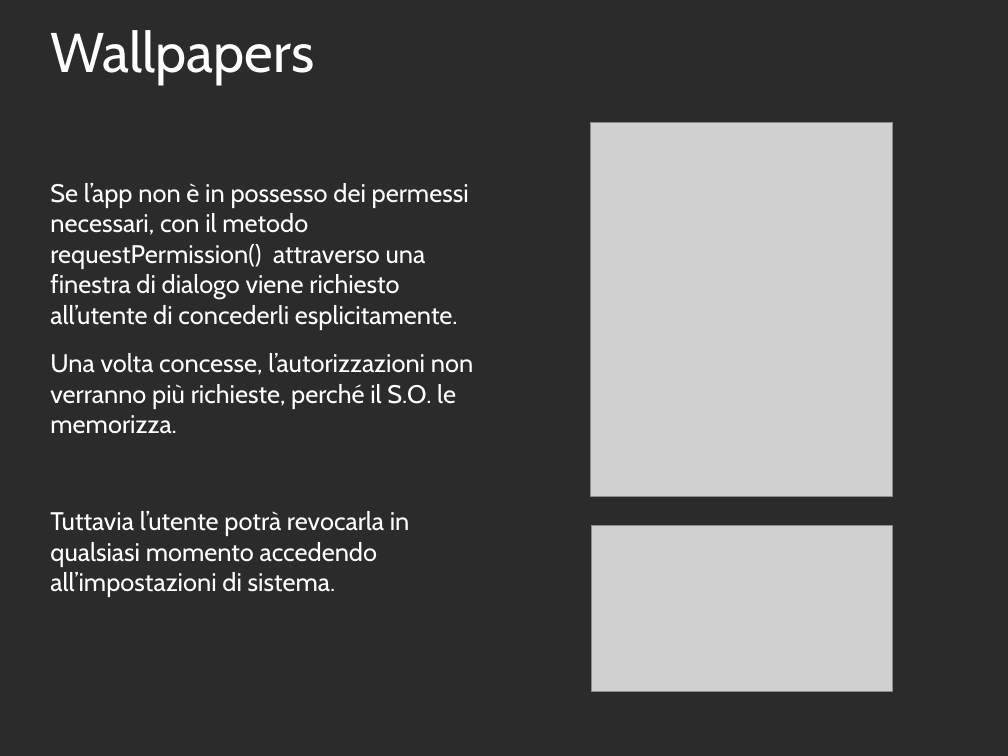
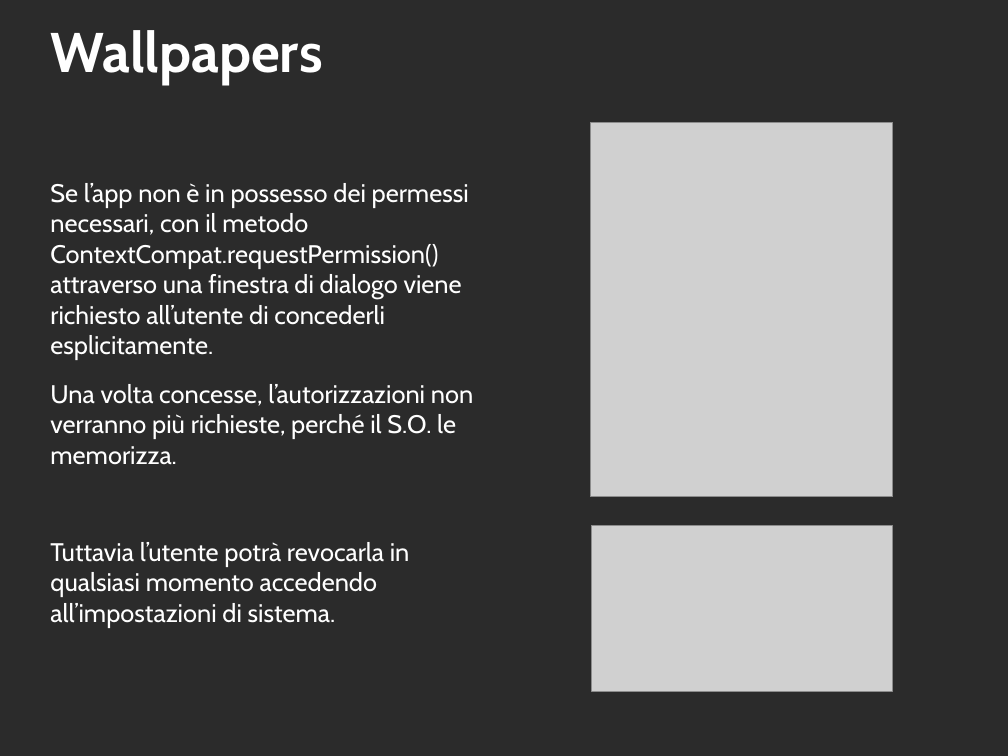
Before and after one commit to 0088024/Wallpaper_v4, a slide deck: slide 9 of ESONERO_WALLPAPERS_FPR-IOL2018.odp. Drawn at 1008x756 pixels with LibreOffice and Linux fonts; fonts in the diff are those of the drawing; grey boxes stand for pictures; background and template pictures are left out; a plain dark background stands for a picture behind light text. Boxes give left, top, right and bottom in pixels: in the first picture for what was removed or moved away, otherwise in the second. Text is boxed around its words. In the diff, an @@ line names an element or a change of style, - is before the commit and + after.

```diff
--- a/ESONERO_WALLPAPERS_FPR-IOL2018.odp
+++ b/ESONERO_WALLPAPERS_FPR-IOL2018.odp
@@ title "Wallpapers" at (50,30,322,85): bold on @@
@@ text at (50,183,469,360): text changed @@
-Se l’app non è in possesso dei permessi necessari, con il metodo requestPermission() attraverso una finestra di dialogo viene richiesto all’utente di concederli esplicitamente.
+Se l’app non è in possesso dei permessi necessari, con il metodo ContextCompat.requestPermission() attraverso una finestra di dialogo viene richiesto all’utente di concederli esplicitamente.
```
Also in this commit, not shown: 4 other slides changed, 4 slides added, 5 slides removed.
